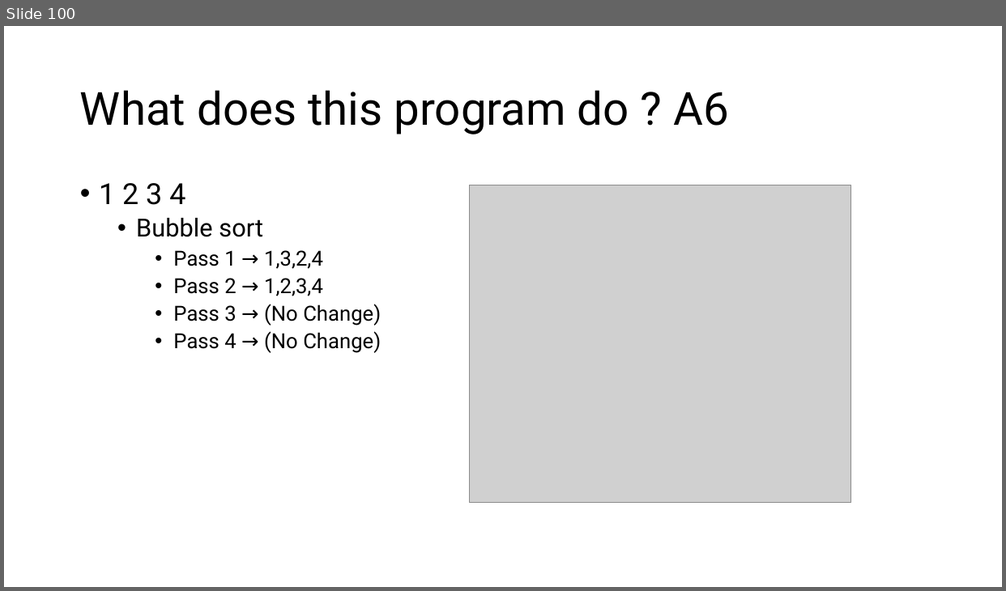
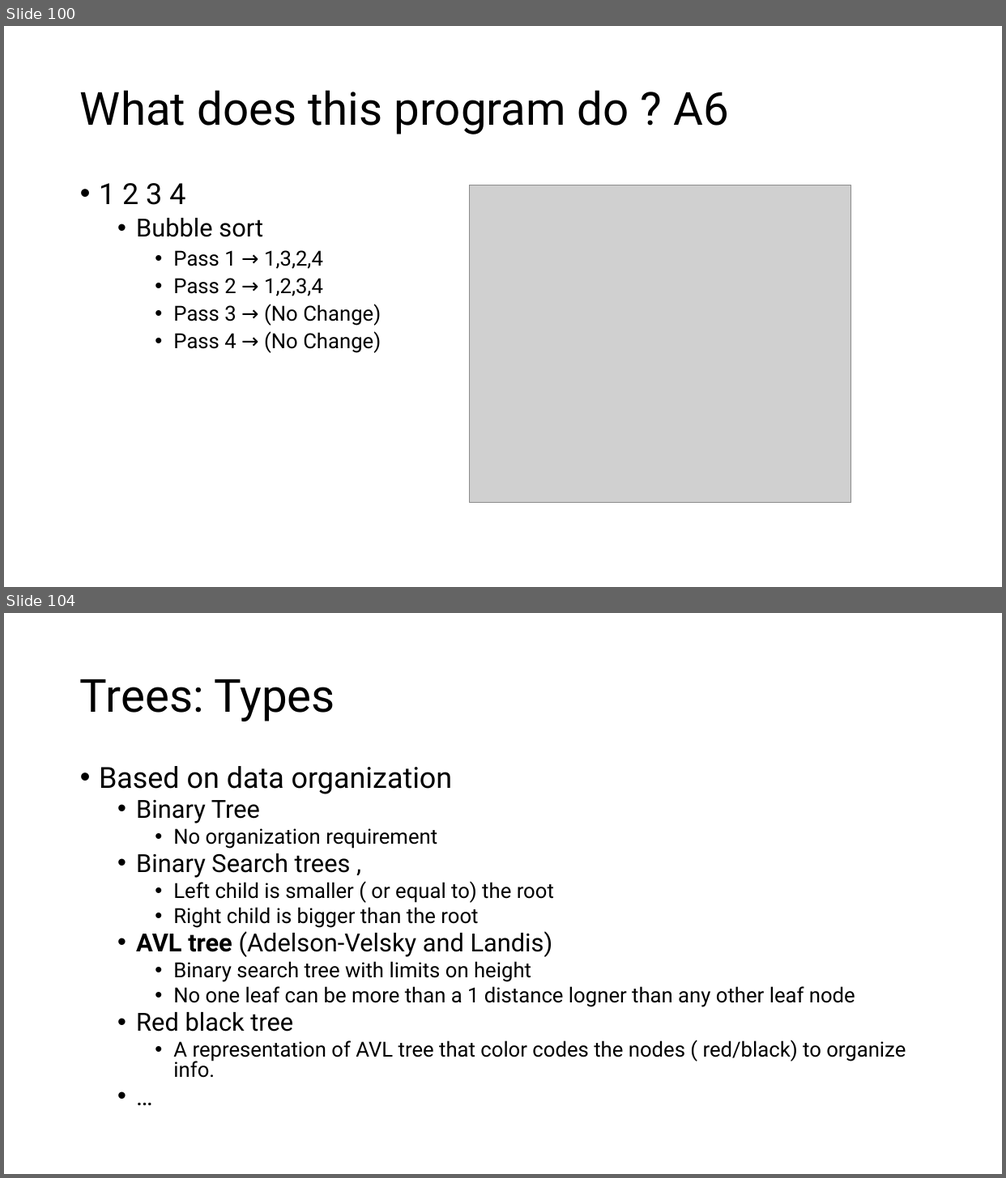
Before and after one commit to MoklaEducation/ems_winter_2025_acsl101, a slide deck: all/ExploringCSConceptsViaACSLCompetitions_all.pptx. Shown one above the other, each under a label of ours: slide 100 before the commit, slides 100 and 104 after it; the slides between them are not shown. The pictures are 1006x591 and 1006x1178 pixels, drawn with LibreOffice and Linux fonts; fonts in the diff are those of the drawing; grey boxes stand for pictures. Boxes give left, top, right and bottom in pixels: in the first picture for what was removed or moved away, otherwise in the second. Text is boxed around its words. In the diff, an @@ line names an element or a change of style, - is before the commit and + after.

Commit message:
Trees

```diff
--- a/all/ExploringCSConceptsViaACSLCompetitions_all.pptx
+++ b/all/ExploringCSConceptsViaACSLCompetitions_all.pptx
@@ slide 104 added at [4, 613, 1002, 1174], background #FFFFFF @@
@@ title added at [80, 679, 335, 722], 44 pt, text #000000 @@
+Trees: Types
@@ text added at [99, 766, 906, 1078], 20 pt, text #000000 @@
+• Based on data organization
+  • Binary Tree
+    • No organization requirement
+  • Binary Search trees ,
+    • Left child is smaller ( or equal to) the root
+    • Right child is bigger than the root
+  • AVL tree (Adelson-Velsky and Landis)
+    • Binary search tree with limits on height
+    • No one leaf can be more than a 1 distance logner than any other leaf node
+  • Red black tree
+    • A representation of AVL tree that color codes the nodes ( red/black) to organize info.
+  • …
```
Also in this commit, not shown: 7 other slides added, 1 other file.
